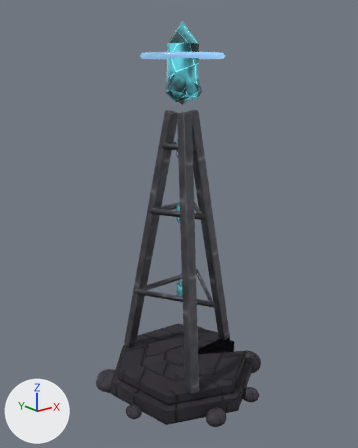
Renders of the glTF model unity/Kernwacht_Unity/Assets/Kernwacht/Models/tower/pylon.glb from each side of a commit.
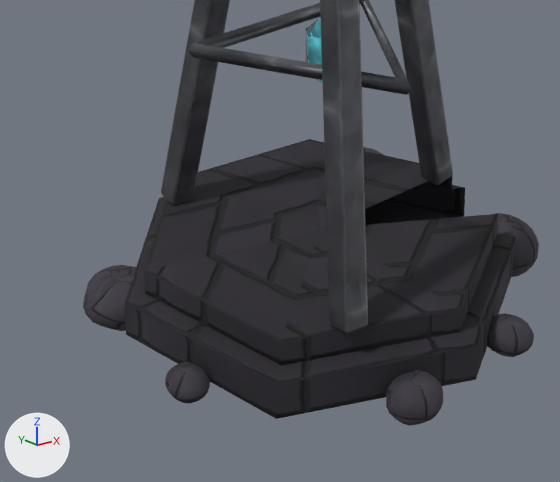
Old and new are each drawn whole from a 50 mm camera at (-1.411, -1.739, 1.531) aimed at (-0.011, 0.012, 0.831) and again close up on the part from 18% to 75% of the width and 61% to 100% of the height. Every picture has the same lights, and +X, +Y and +Z are marked at lower left. The older version's two pictures come first. Vertices at exactly the same position are counted once.

Names of what the first close-up shows: 'Base'.
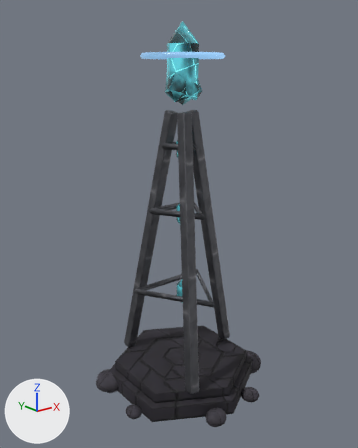
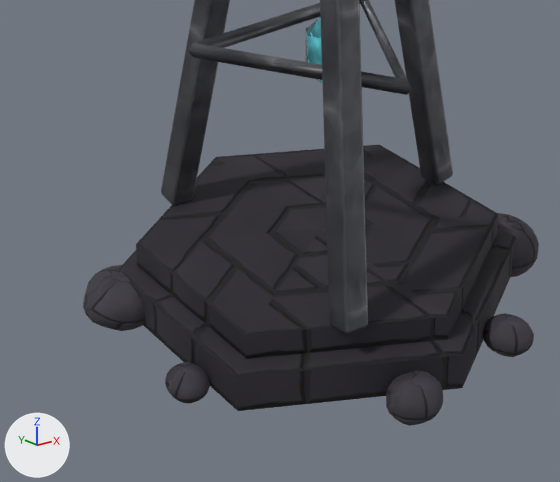
Location of each change, (x1, y1, x2, y2) in pixels of the close-ups (560 x 482 px; the box of a moved part takes in the faces that stretch with it):
part 1 of me_base, moved or reshaped: before (161, 139, 465, 229); after (217, 145, 516, 237)
part 2 of me_base, surface changed: before (125, 195, 512, 419); after (120, 157, 511, 411)

The change in detail:
me_base is used by ob_base; parent ob_pylon; location (0.0, 0.0, 0.0).
me_base had 1444 vertices, 2786 faces and spanned x -0.405..0.41, y -0.408..0.421, z -0.033..1.355.
me_base now has 1439 vertices, 2786 faces and spans x -0.405..0.41, y -0.408..0.421, z -0.033..1.355.
Part 1, on me_base:
10 vertices are removed from x 0.196..0.38, y 0.0..0.311, z 0.0..0.12.
20 faces are deleted.
20 vertices move from x -0.367..0.033, y -0.379..0.357, z 0.0..0.12 to x -0.329..0.0, y -0.38..0.38, z 0.0..0.12.
5 vertices are added at (0.329, 0.19, 0.0), (0.329, 0.19, 0.066), (0.307, 0.177, 0.074), (0.296, 0.171, 0.074), (0.296, 0.171, 0.12).
20 new faces join them, mat_stone_dark.
me_base part 2: 40 kept faces spanning x -0.329..0.329, y -0.38..0.38, z 0.0..0.12 get new texture (UV) coordinates.
